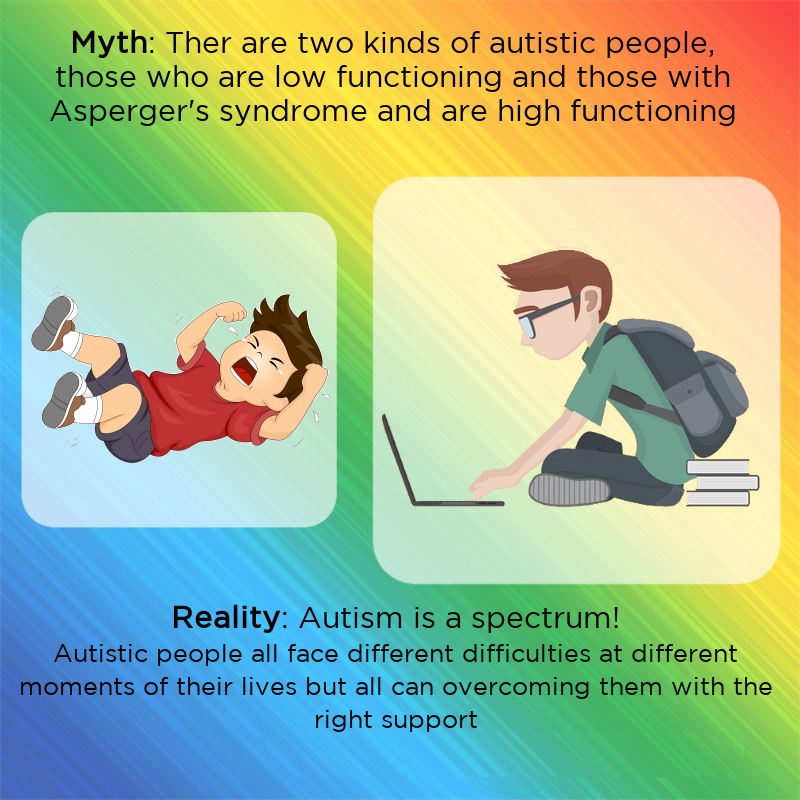
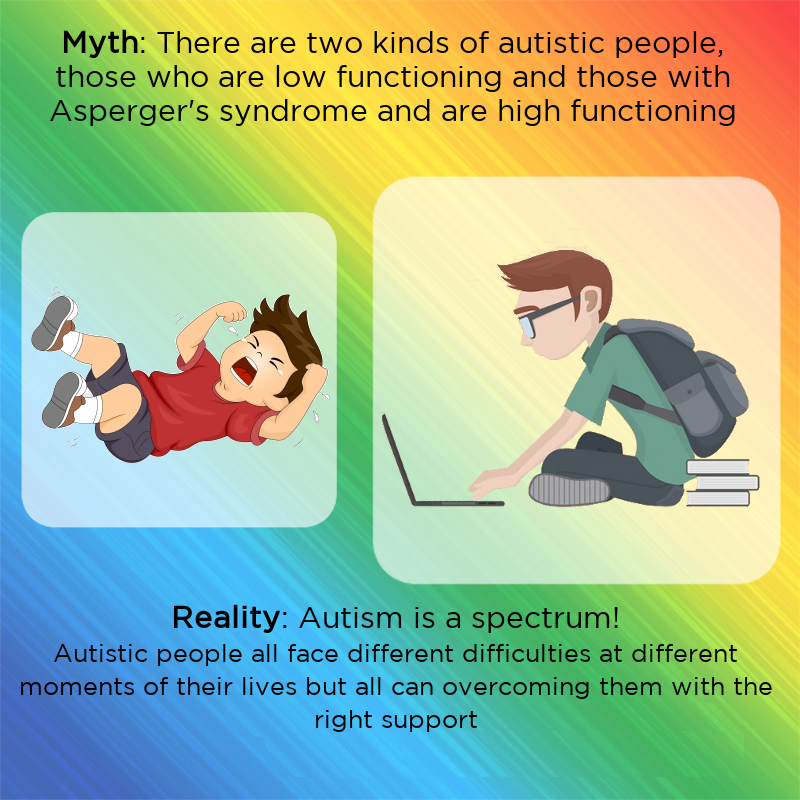
Layered file, before and after one edit (800 x 800). Changes by layer:
renamed "Myth: Ther are two kinds of au..." to "Myth: There are two kinds of a...", painted on it over [63, 29, 723, 58]
